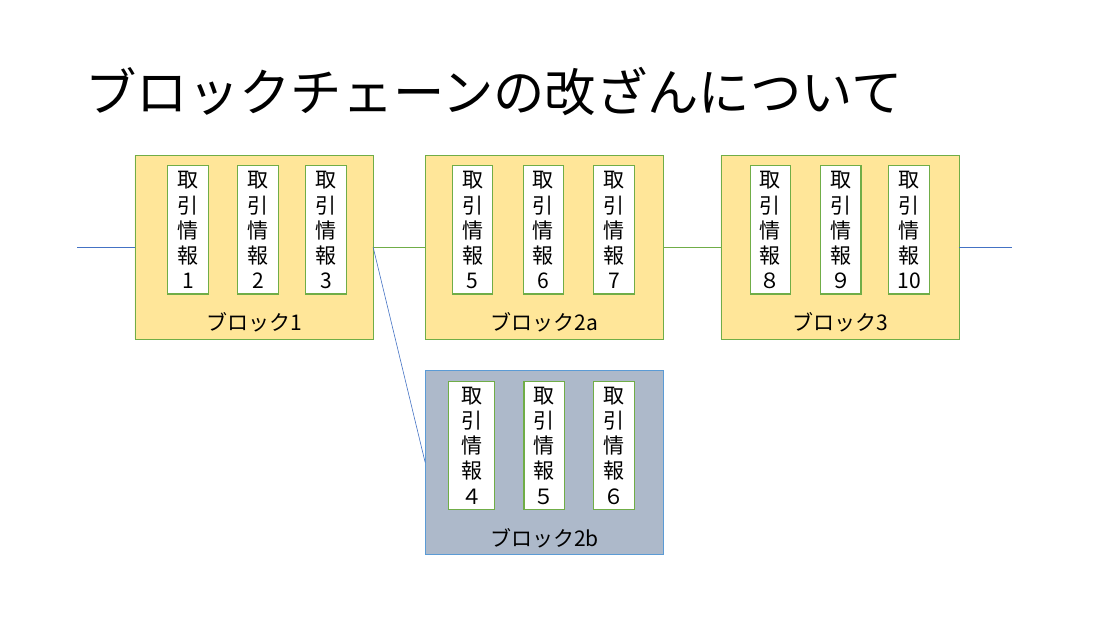
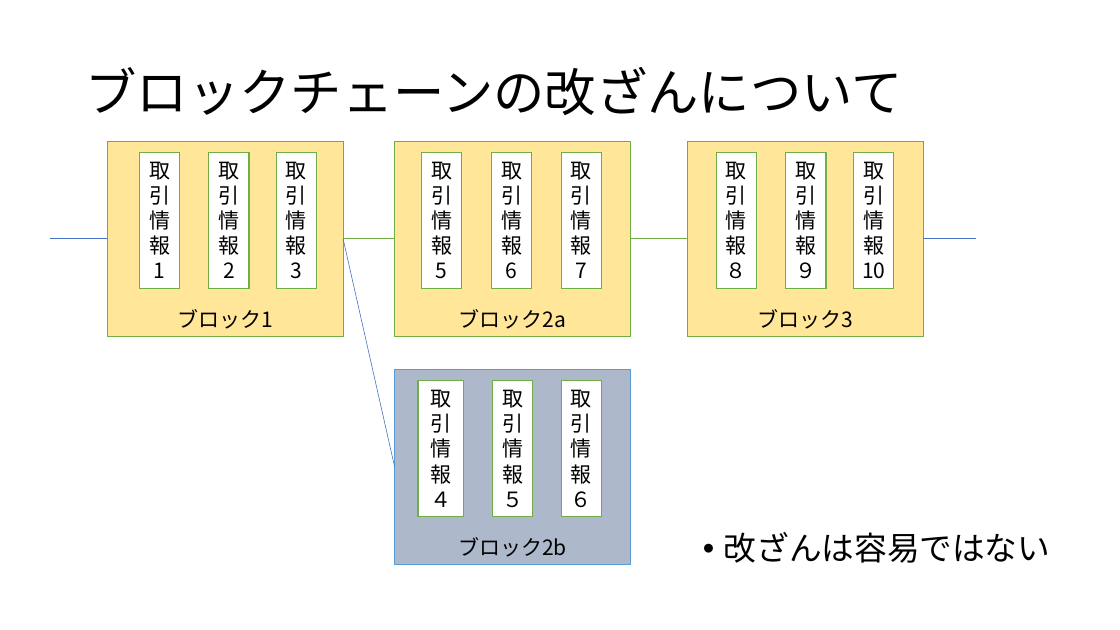
Before and after one commit to HYuta730/study, a slide deck: slide 6 of 発表資料_218K6078_檜山祐太.pptx. Drawn at 1120x630 pixels with LibreOffice and Linux fonts; fonts in the diff are those of the drawing. Boxes give left, top, right and bottom in pixels: in the first picture for what was removed or moved away, otherwise in the second. Text is boxed around its words. In the diff, an @@ line names an element or a change of style, - is before the commit and + after.

```diff
--- a/発表資料_218K6078_檜山祐太.pptx
+++ b/発表資料_218K6078_檜山祐太.pptx
@@ rectangle "ブロック1" resized from (x1=135, y1=155, x2=374, y2=339) to (x1=108, y1=141, x2=344, y2=336) @@
@@ rectangle "ブロック2a" resized from (x1=425, y1=155, x2=664, y2=339) to (x1=395, y1=141, x2=631, y2=336) @@
@@ rectangle "ブロック3" resized from (x1=721, y1=155, x2=960, y2=339) to (x1=687, y1=141, x2=923, y2=336) @@
@@ rectangle "取引情報1" resized from (x1=238, y1=166, x2=278, y2=294) to (x1=139, y1=152, x2=180, y2=288) @@
@@ text in rectangle at (x1=149, y1=161, x2=170, y2=278): text changed @@
-取引情報2
+取引情報1
@@ rectangle "取引情報2" resized from (x1=306, y1=166, x2=346, y2=294) to (x1=209, y1=152, x2=250, y2=288) @@
@@ text in rectangle at (x1=218, y1=161, x2=239, y2=278): text changed @@
-取引情報3
+取引情報2
@@ rectangle "取引情報3" resized from (x1=168, y1=166, x2=208, y2=294) to (x1=276, y1=152, x2=317, y2=288) @@
@@ text in rectangle at (x1=286, y1=161, x2=307, y2=279): text changed @@
-取引情報1
+取引情報3
@@ rectangle "取引情報5" resized from (x1=524, y1=381, x2=565, y2=510) to (x1=422, y1=152, x2=462, y2=288) @@
@@ text in rectangle at (x1=431, y1=161, x2=452, y2=279): text changed @@
-取引情報５
+取引情報5
@@ rectangle "取引情報6" resized from (x1=594, y1=381, x2=634, y2=510) to (x1=492, y1=152, x2=532, y2=288) @@
@@ text in rectangle at (x1=501, y1=161, x2=522, y2=279): text changed @@
-取引情報６
+取引情報6
@@ rectangle "取引情報7" resized from (x1=594, y1=166, x2=634, y2=294) to (x1=561, y1=152, x2=602, y2=288) @@
@@ rectangle "取引情報８" resized from (x1=750, y1=166, x2=791, y2=294) to (x1=717, y1=152, x2=757, y2=288) @@
@@ rectangle "取引情報９" resized from (x1=821, y1=166, x2=861, y2=294) to (x1=786, y1=152, x2=827, y2=288) @@
@@ rectangle "取引情報10" resized from (x1=889, y1=166, x2=929, y2=294) to (x1=854, y1=152, x2=894, y2=288) @@
@@ line moved from (135, 247) - (77, 247) to (108, 239) - (50, 239) @@
@@ line moved from (373, 247) - (425, 463) to (343, 239) - (395, 466) @@
@@ line moved from (373, 247) - (425, 247) to (343, 239) - (395, 239) @@
@@ line moved from (664, 247) - (721, 247) to (631, 239) - (687, 239) @@
@@ line moved from (960, 247) - (1012, 247) to (923, 239) - (976, 239) @@
@@ rectangle "ブロック2b" resized from (x1=425, y1=371, x2=664, y2=555) to (x1=395, y1=370, x2=631, y2=565) @@
@@ rectangle "取引情報４" resized from (x1=449, y1=381, x2=495, y2=510) to (x1=418, y1=381, x2=464, y2=517) @@
@@ rectangle "取引情報５" resized from (x1=453, y1=166, x2=493, y2=294) to (x1=492, y1=381, x2=533, y2=517) @@
@@ text in rectangle at (x1=502, y1=389, x2=523, y2=508): text changed @@
-取引情報5
+取引情報５
@@ rectangle "取引情報６" resized from (x1=523, y1=166, x2=564, y2=294) to (x1=561, y1=381, x2=602, y2=517) @@
@@ text in rectangle at (x1=571, y1=389, x2=592, y2=508): text changed @@
-取引情報6
+取引情報６
@@ text added at (x1=724, y1=532, x2=1050, y2=563), 28 pt, text #000000 @@
+• 改ざんは容易ではない
```
Also in this commit, not shown: 8 other slides changed.
